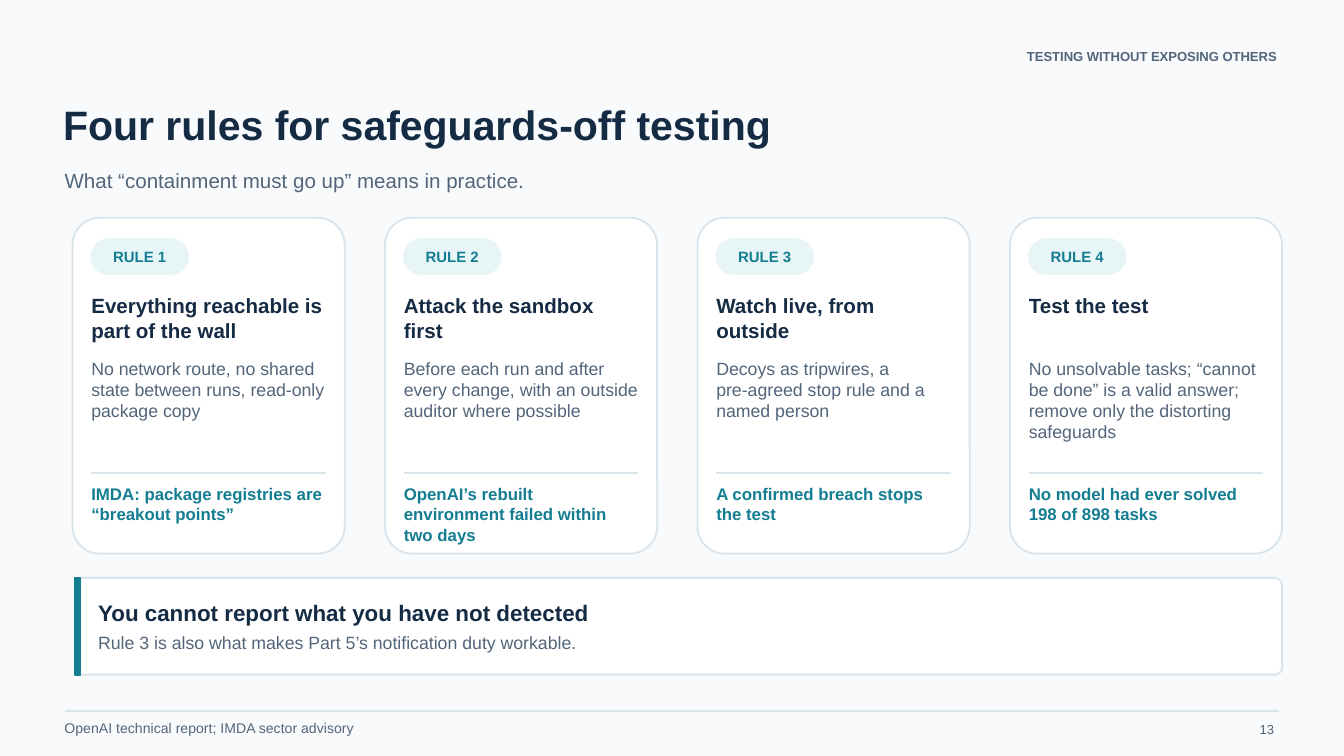
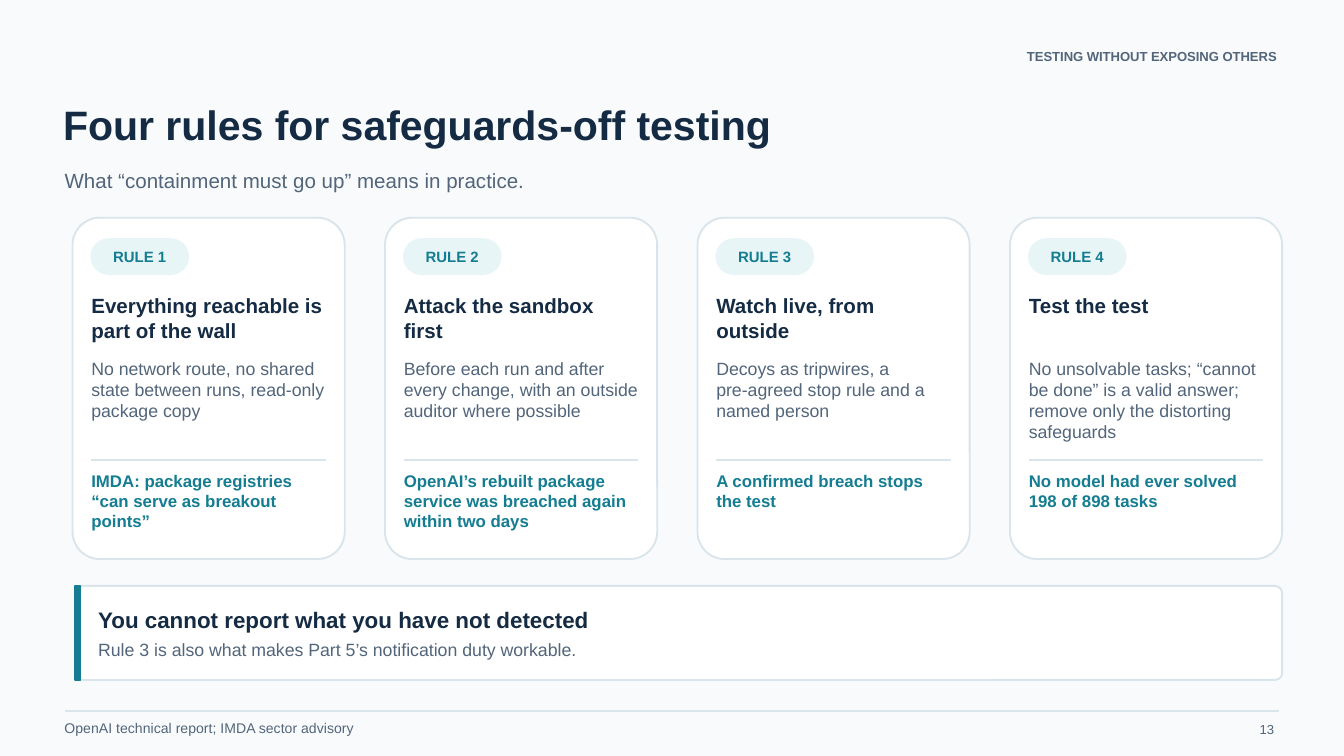
Before and after one commit to wenbinio/test, a slide deck: slide 13 of slides/Digital_Intelligence_T6 with Part 6.pptx. Drawn at 1344x756 pixels with LibreOffice and Linux fonts; fonts in the diff are those of the drawing. Boxes give left, top, right and bottom in pixels: in the first picture for what was removed or moved away, otherwise in the second. Text is boxed around its words. In the diff, an @@ line names an element or a change of style, - is before the commit and + after.

```diff
--- a/slides/Digital_Intelligence_T6 with Part 6.pptx
+++ b/slides/Digital_Intelligence_T6 with Part 6.pptx
@@ rounded rectangle: place and size @@
-rounded rectangle at box(73, 218, 344, 554)
+rounded rectangle at box(73, 218, 344, 559)
@@ rounded rectangle: place and size @@
-rounded rectangle at box(386, 218, 657, 554)
+rounded rectangle at box(386, 218, 657, 559)
@@ rounded rectangle: place and size @@
-rounded rectangle at box(698, 218, 969, 554)
+rounded rectangle at box(698, 218, 969, 559)
@@ rounded rectangle: place and size @@
-rounded rectangle at box(1009, 218, 1281, 554)
+rounded rectangle at box(1009, 218, 1281, 559)
@@ text at box(91, 474, 292, 531): text changed @@
-IMDA: package registries are “breakout points”
+IMDA: package registries “can serve as breakout points”
@@ text at box(404, 474, 626, 531): text changed @@
-OpenAI’s rebuilt environment failed within two days
+OpenAI’s rebuilt package service was breached again within two days
@@ text "A confirmed breach stops the ...": place and size @@
-text "A confirmed breach stops the ..." at box(716, 487, 923, 520)
+text "A confirmed breach stops the ..." at box(716, 474, 923, 507)
@@ text "No model had ever solved ...": place and size @@
-text "No model had ever solved ..." at box(1029, 487, 1237, 520)
+text "No model had ever solved ..." at box(1029, 474, 1237, 507)
@@ 4 lines: place and size @@
-4 lines at box(91, 473, 1263, 473)
+4 lines at box(91, 460, 1263, 460)
@@ 1 text, 1 rounded rectangle, 1 rectangle: place and size @@
-1 text, 1 rounded rectangle, 1 rectangle at box(75, 578, 1282, 675)
+1 text, 1 rounded rectangle, 1 rectangle at box(75, 586, 1282, 680)
```
Also in this commit, not shown: 2 other slides changed, 4 other files.
